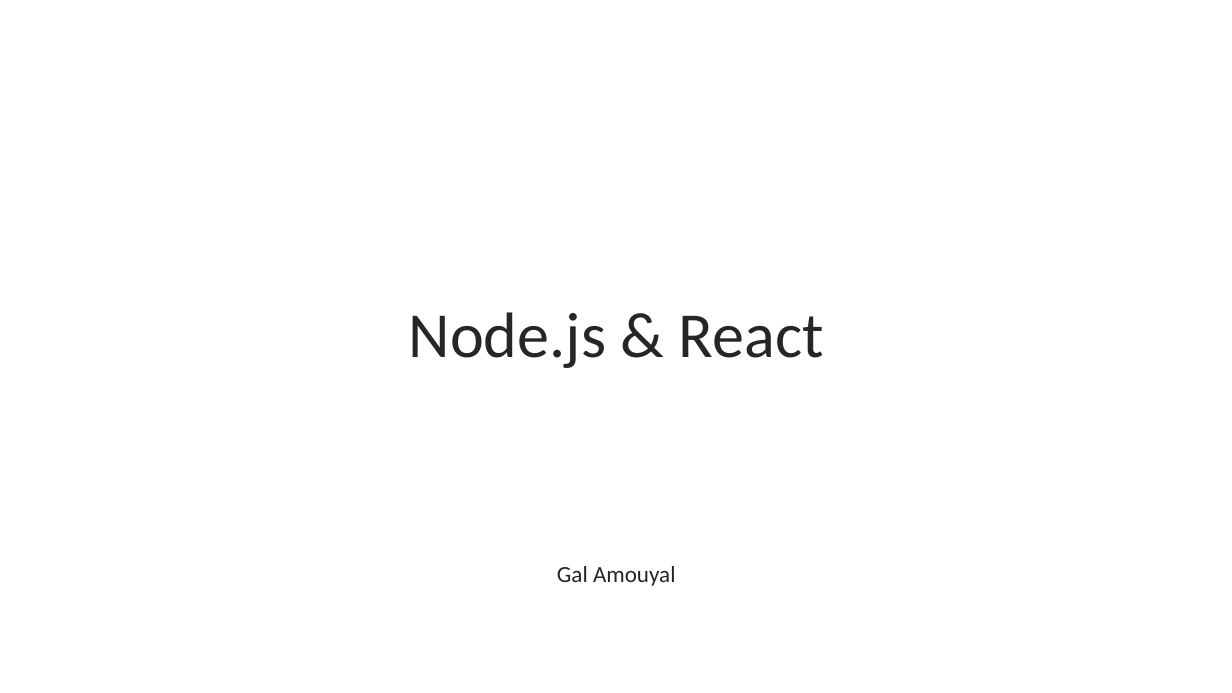
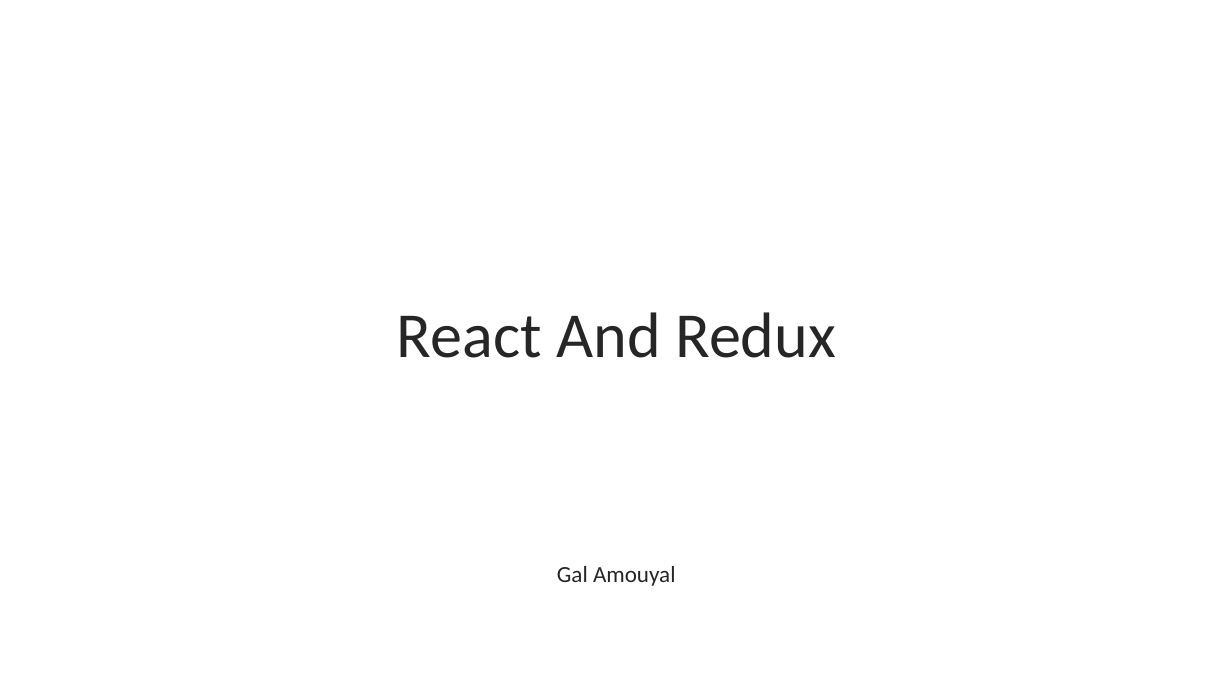
Before and after one commit to galamo/react_and_redux, a slide deck: slide 1 of docs/intro-lec-micdays-2022.pptx. Drawn at 1232x693 pixels with LibreOffice and Linux fonts; fonts in the diff are those of the drawing. Boxes give left, top, right and bottom in pixels: in the first picture for what was removed or moved away, otherwise in the second. Text is boxed around its words. In the diff, an @@ line names an element or a change of style, - is before the commit and + after.

```diff
--- a/docs/intro-lec-micdays-2022.pptx
+++ b/docs/intro-lec-micdays-2022.pptx
@@ title at bbox=[397, 312, 836, 358]: text changed @@
-Node.js & React
+React And Redux
```
Also in this commit, not shown: 23 other files.
